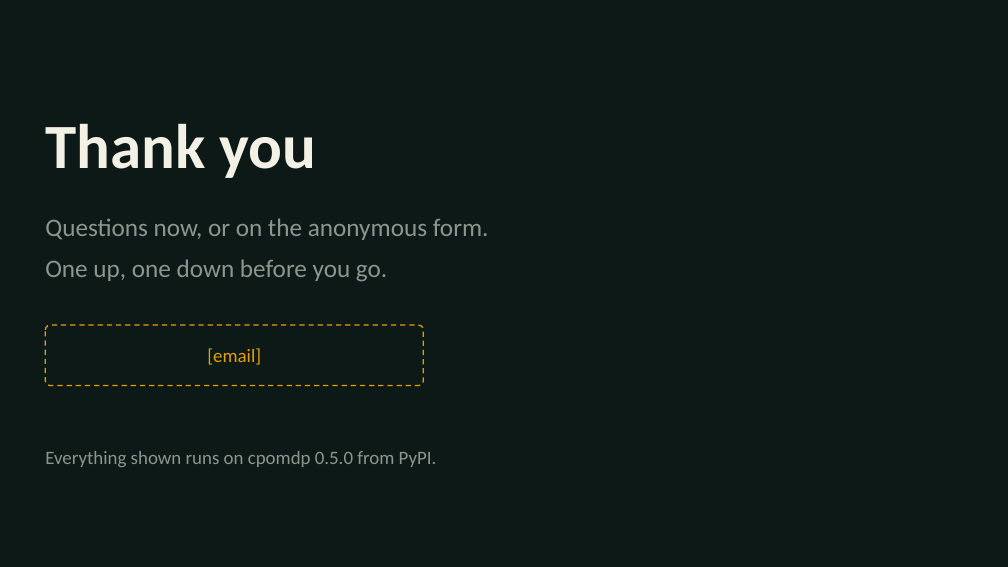
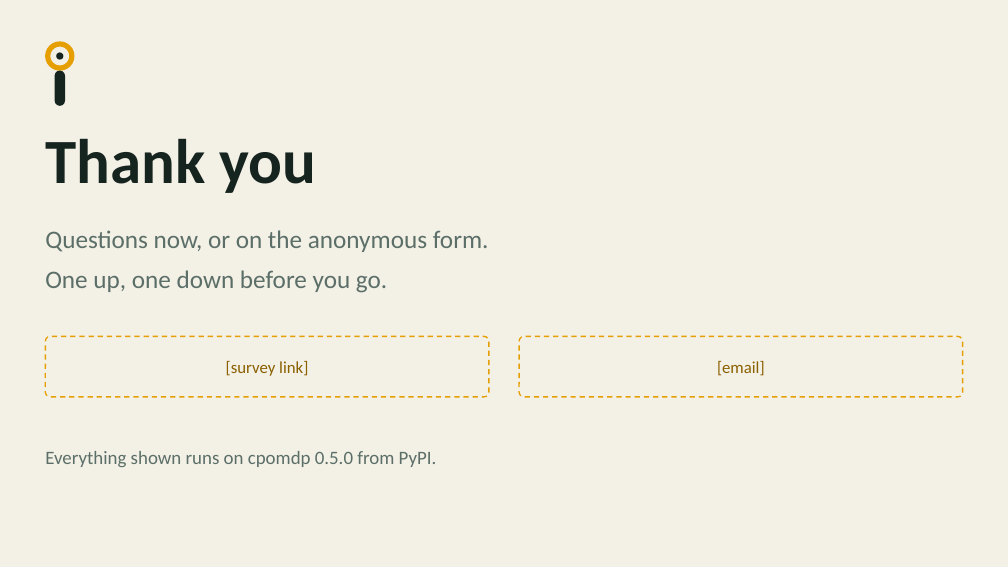
Before and after one commit to inferogenesis/cpomdp-workshop, a slide deck: slide 31 of deck/cpomdp_symposium_2026.pptx (slide 24 before the commit). Drawn at 1008x567 pixels with LibreOffice and Linux fonts; fonts in the diff are those of the drawing. Boxes give left, top, right and bottom in pixels: in the first picture for what was removed or moved away, otherwise in the second. Text is boxed around its words. In the diff, an @@ line names an element or a change of style, - is before the commit and + after.

Commit message:
feat: remake the deck in 31 slides on the light theme, with a timer for each task

```diff
--- a/deck/cpomdp_symposium_2026.pptx
+++ b/deck/cpomdp_symposium_2026.pptx
@@ background #0C1916 to #F3F0E6 @@
@@ ellipse added at (48, 44, 72, 68), outline #E69F00 4.97 pt @@
@@ ellipse added at (56, 52, 64, 60), fill #16241F @@
@@ rounded rectangle added at (54, 70, 65, 106), fill #16241F @@
@@ text "Thank you": place and size @@
-text "Thank you" at (45, 123, 317, 178)
+text "Thank you" at (45, 138, 317, 193)
@@ text "Thank you" at (45, 138, 317, 193): text colour #F3F0E6 to #16241F @@
@@ text "Questions now, or on the ..." at (45, 230, 489, 293): text colour #8C968F to #5B6F68 @@
@@ text "Questions now, or on the ...": place and size @@
-text "Questions now, or on the ..." at (45, 218, 489, 281)
+text "Questions now, or on the ..." at (45, 230, 489, 293)
@@ rounded rectangle added at (45, 337, 489, 397), outline #E69F00 1.25 pt dashed, 16 pt, text #8A6000 @@
+[survey link]
@@ rounded rectangle "[email]": place and size @@
-rounded rectangle "[email]" at (45, 325, 423, 386)
+rounded rectangle "[email]" at (520, 337, 963, 397)
@@ rounded rectangle "[email]" at (520, 337, 963, 397): size 18 to 16 pt, text colour #E69F00 to #8A6000 @@
@@ text "Everything shown runs on cpomdp ..." at (45, 451, 437, 467): text colour #8C968F to #5B6F68 @@
```
Also in this commit, not shown: 14 other slides changed, 16 slides added, 10 slides removed, 12 other files.
